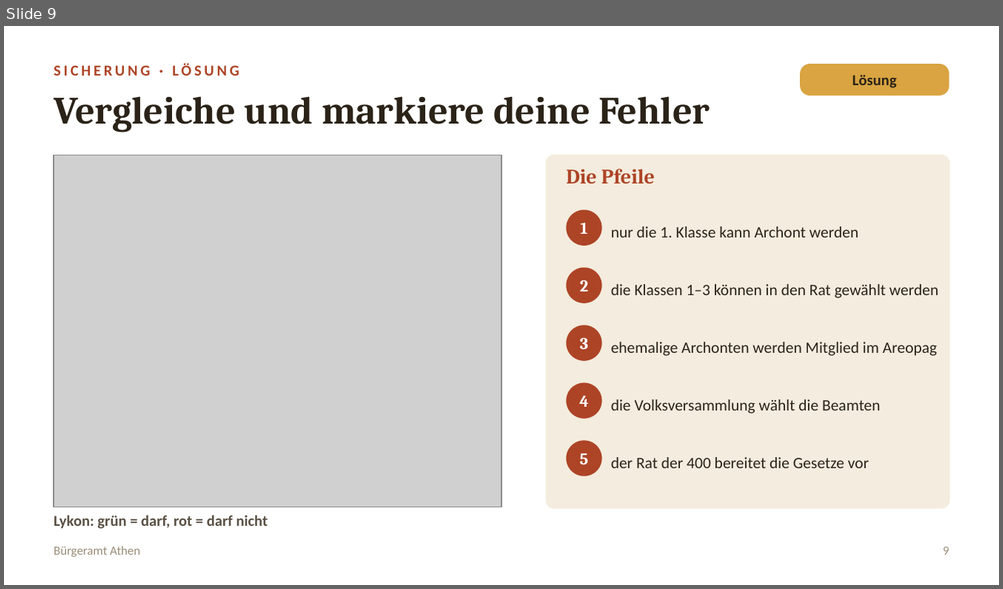
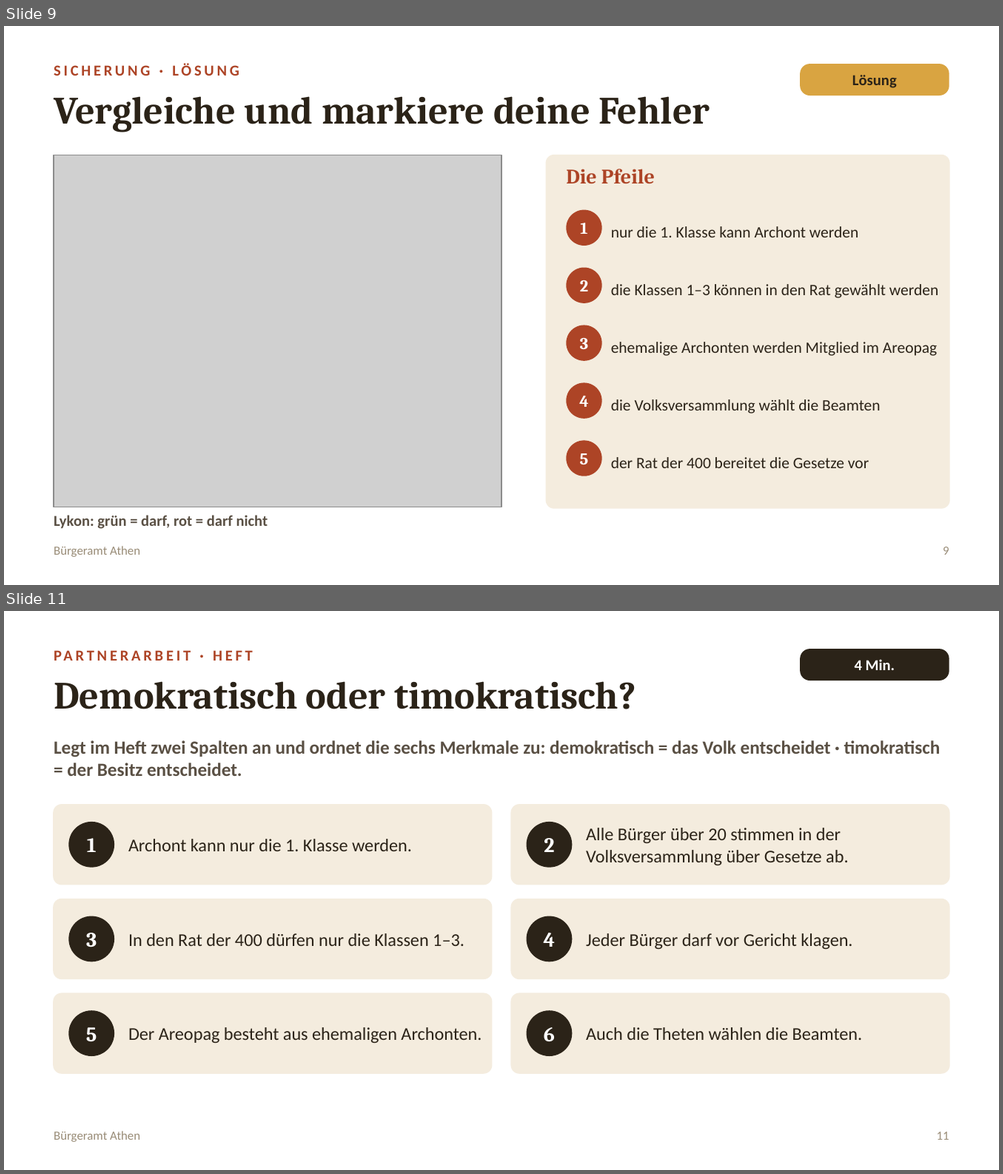
Before and after one commit to golzkonstantin-gif/Schule, a slide deck: Geschichte_11/Stunde_Buergeramt_Athen/Folien_Buergeramt_Athen.pptx. Shown one above the other, each under a label of ours: slide 9 before the commit, slides 9 and 11 after it; the slides between them are not shown. The pictures are 1003x589 and 1003x1174 pixels, drawn with LibreOffice and Linux fonts; fonts in the diff are those of the drawing; grey boxes stand for pictures. Boxes give left, top, right and bottom in pixels: in the first picture for what was removed or moved away, otherwise in the second. Text is boxed around its words. In the diff, an @@ line names an element or a change of style, - is before the commit and + after.

```diff
--- a/Geschichte_11/Stunde_Buergeramt_Athen/Folien_Buergeramt_Athen.pptx
+++ b/Geschichte_11/Stunde_Buergeramt_Athen/Folien_Buergeramt_Athen.pptx
@@ slide 11 added at (4, 611, 999, 1170), background #FFFFFF @@
@@ text added at (54, 646, 790, 671), 11 pt, text #AD4426, bold @@
+PARTNERARBEIT · HEFT
@@ rounded rectangle added at (800, 649, 949, 681), fill #2B2318, 11 pt, text #FFFFFF, bold @@
+4 Min.
@@ text added at (54, 681, 636, 709), 28 pt, text #2B2318, bold @@
+Demokratisch oder timokratisch?
@@ text added at (54, 741, 940, 776), 13.5 pt, text #5A5044, bold @@
+Legt im Heft zwei Spalten an und ordnet die sechs Merkmale zu: demokratisch = das Volk entscheidet · timokratisch = der Besitz entscheidet.
@@ rounded rectangle added at (54, 805, 492, 885), fill #F4ECDE, outline #F4ECDE 1 pt @@
@@ rounded rectangle added at (511, 805, 949, 885), fill #F4ECDE, outline #F4ECDE 1 pt @@
@@ ellipse added at (68, 822, 114, 868), fill #2B2318, 15 pt, text #FFFFFF, bold @@
+1
@@ ellipse added at (526, 822, 572, 868), fill #2B2318, 15 pt, text #FFFFFF, bold @@
+2
@@ text added at (586, 828, 848, 866), 13 pt, text #2B2318 @@
+Alle Bürger über 20 stimmen in der Volksversammlung über Gesetze ab.
@@ text added at (128, 839, 412, 851), 13 pt, text #2B2318 @@
+Archont kann nur die 1. Klasse werden.
@@ rounded rectangle added at (54, 900, 492, 979), fill #F4ECDE, outline #F4ECDE 1 pt @@
@@ ellipse added at (68, 917, 114, 962), fill #2B2318, 15 pt, text #FFFFFF, bold @@
+3
@@ rounded rectangle added at (511, 900, 949, 979), fill #F4ECDE, outline #F4ECDE 1 pt @@
@@ ellipse added at (526, 917, 572, 962), fill #2B2318, 15 pt, text #FFFFFF, bold @@
+4
@@ text added at (128, 934, 464, 946), 13 pt, text #2B2318 @@
+In den Rat der 400 dürfen nur die Klassen 1–3.
@@ text added at (586, 934, 852, 949), 13 pt, text #2B2318 @@
+Jeder Bürger darf vor Gericht klagen.
@@ rounded rectangle added at (54, 994, 492, 1073), fill #F4ECDE, outline #F4ECDE 1 pt @@
@@ rounded rectangle added at (511, 994, 949, 1073), fill #F4ECDE, outline #F4ECDE 1 pt @@
@@ ellipse added at (68, 1011, 114, 1056), fill #2B2318, 15 pt, text #FFFFFF, bold @@
+5
@@ text added at (128, 1028, 481, 1043), 13 pt, text #2B2318 @@
+Der Areopag besteht aus ehemaligen Archonten.
@@ ellipse added at (526, 1011, 572, 1056), fill #2B2318, 15 pt, text #FFFFFF, bold @@
+6
@@ text added at (586, 1028, 862, 1040), 13 pt, text #2B2318 @@
+Auch die Theten wählen die Beamten.
@@ text added at (54, 1131, 140, 1142), 9 pt, text #998C77 @@
+Bürgeramt Athen
@@ text added at (936, 1132, 949, 1140), 9 pt, text #998C77 @@
+11
```
Also in this commit, not shown: 7 other slides added, 2 other files.
